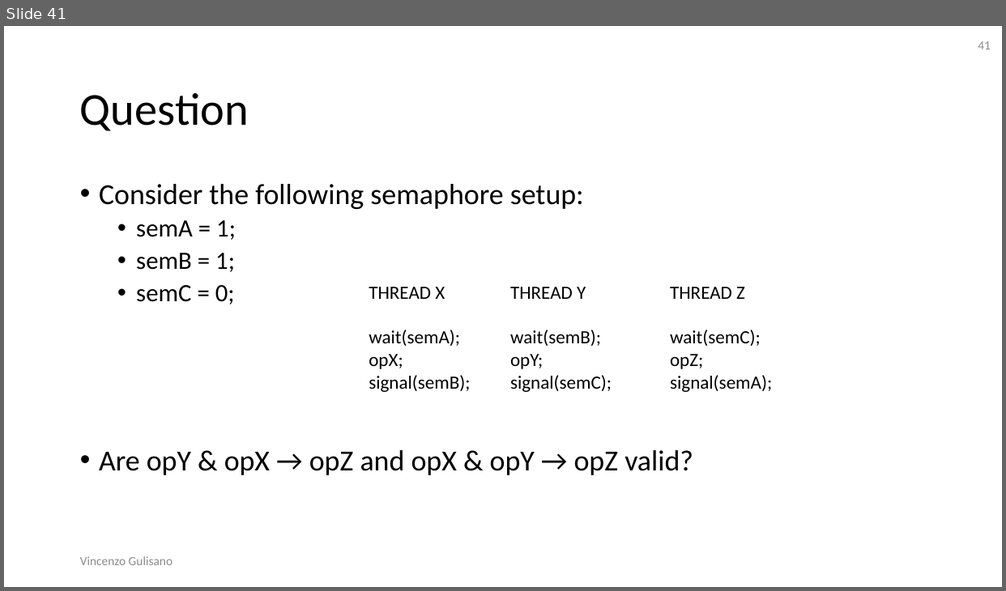
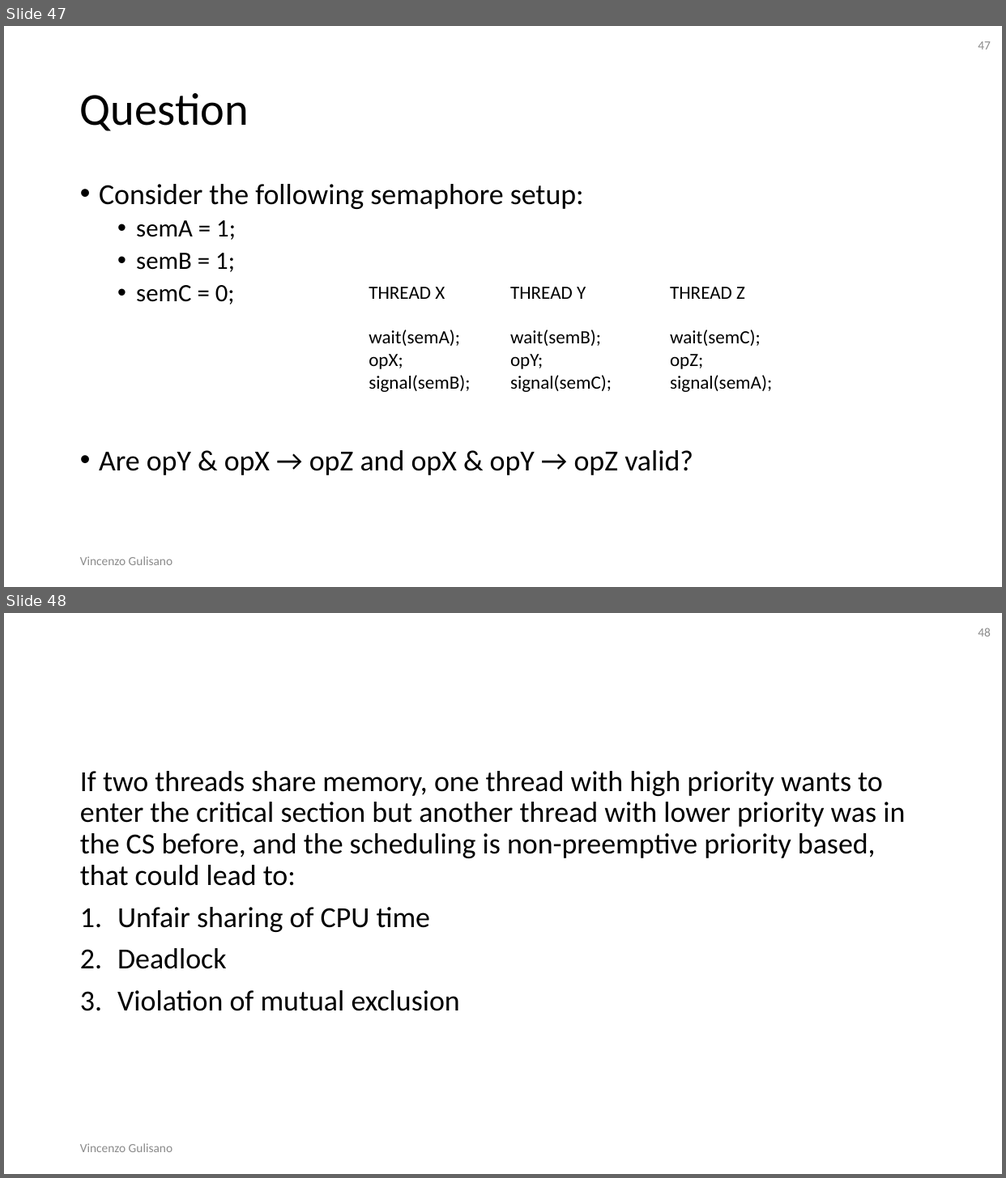
Before and after one commit to vincenzo-gulisano/os_material, a slide deck: slides/synchronization_part_1.pptx. Shown one above the other, each under a label of ours: slide 41 before the commit, slides 47 and 48 after it. The pictures are 1006x591 and 1006x1178 pixels, drawn with LibreOffice and Linux fonts; fonts in the diff are those of the drawing. Boxes give left, top, right and bottom in pixels: in the first picture for what was removed or moved away, otherwise in the second. Text is boxed around its words. In the diff, an @@ line names an element or a change of style, - is before the commit and + after.

```diff
--- a/slides/synchronization_part_1.pptx
+++ b/slides/synchronization_part_1.pptx
@@ slide 48 added at <box>4,613,1002,1174</box>, background #FFFFFF @@
@@ page number added at <box>978,628,991,636</box>, 12 pt, text #8C8C8C @@
+48
@@ text added at <box>80,771,905,1012</box>, 28 pt, text #000000 @@
+If two threads share memory, one thread with high priority wants to enter the critical section but another thread with lower priority was in the CS before, and the scheduling is non-preemptive priority based, that could lead to:
+1. Unfair sharing of CPU time
+2. Deadlock
+3. Violation of mutual exclusion
@@ text added at <box>80,1144,172,1152</box>, 12 pt, text #8C8C8C @@
+Vincenzo Gulisano
@@ what was slide 41 is now slide 47 @@
@@ page number at <box>978,41,991,49</box>: text changed @@
-41
+47
```
Also in this commit, not shown: 2 other slides added, 2 other files.
